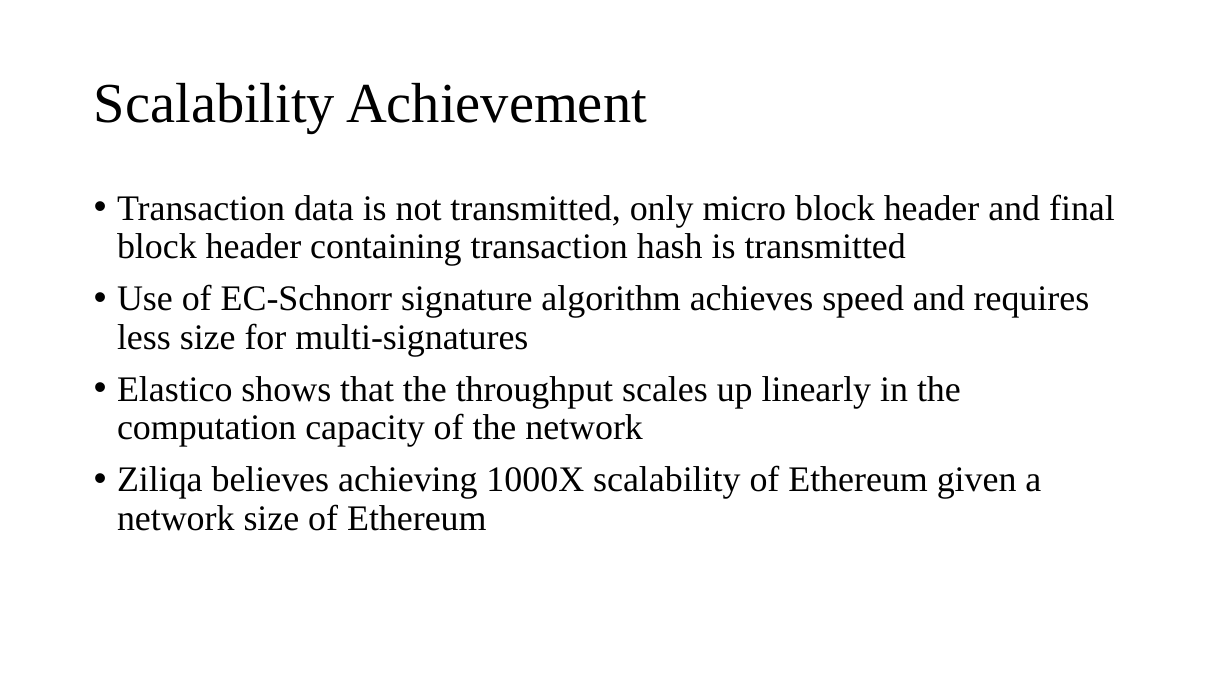
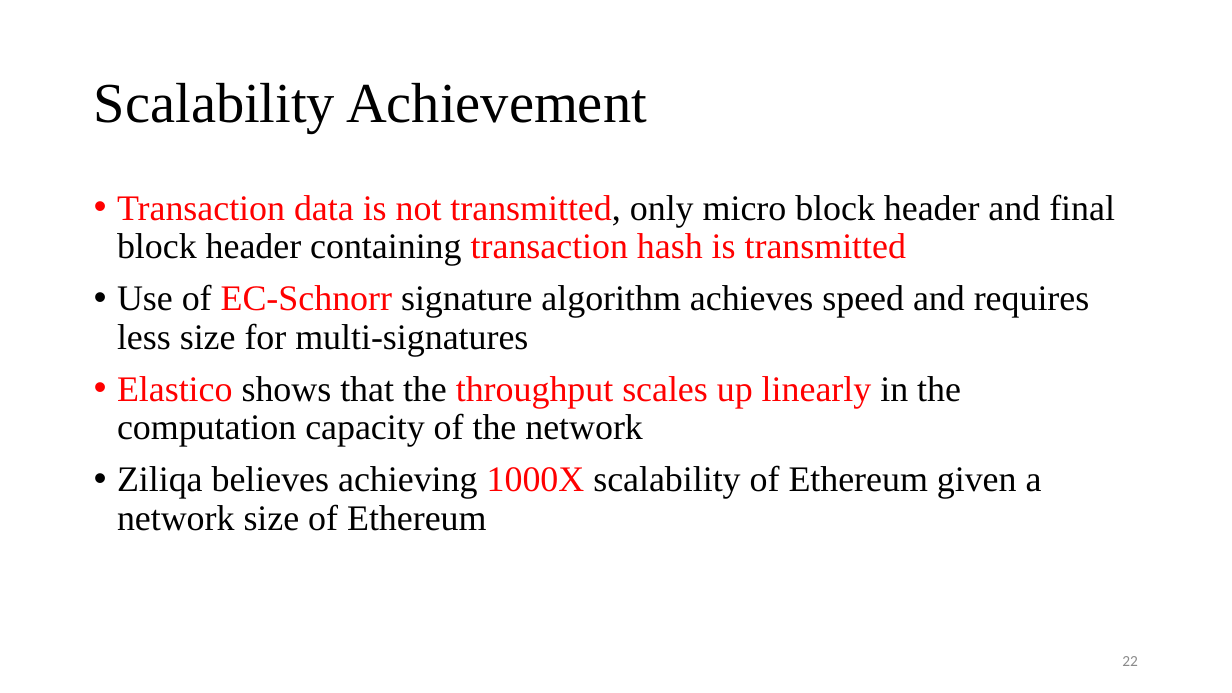
Before and after one commit to Tsajan/2018FallSemPOSTECH, a slide deck: slide 22 of CSED601 Dependable Computing/Sharding.pptx. Drawn at 1232x693 pixels with LibreOffice and Linux fonts; fonts in the diff are those of the drawing. Boxes give left, top, right and bottom in pixels: in the first picture for what was removed or moved away, otherwise in the second. Text is boxed around its words. In the diff, an @@ line names an element or a change of style, - is before the commit and + after.

```diff
--- a/CSED601 Dependable Computing/Sharding.pptx
+++ b/CSED601 Dependable Computing/Sharding.pptx
@@ text "Transaction data is not transmitted, ..." at (117,194,1115,531): text colour #000000 to #FF0000 in "Transaction data is not transmitted, transaction hash ...", "EC-Schnorr", "Elastico throughput scales up linearly", "1000X" @@
@@ page number added at (1122,656,1138,666), 12 pt, text #8C8C8C @@
+22
```
Also in this commit, not shown: 22 other slides changed, 4 other files.
